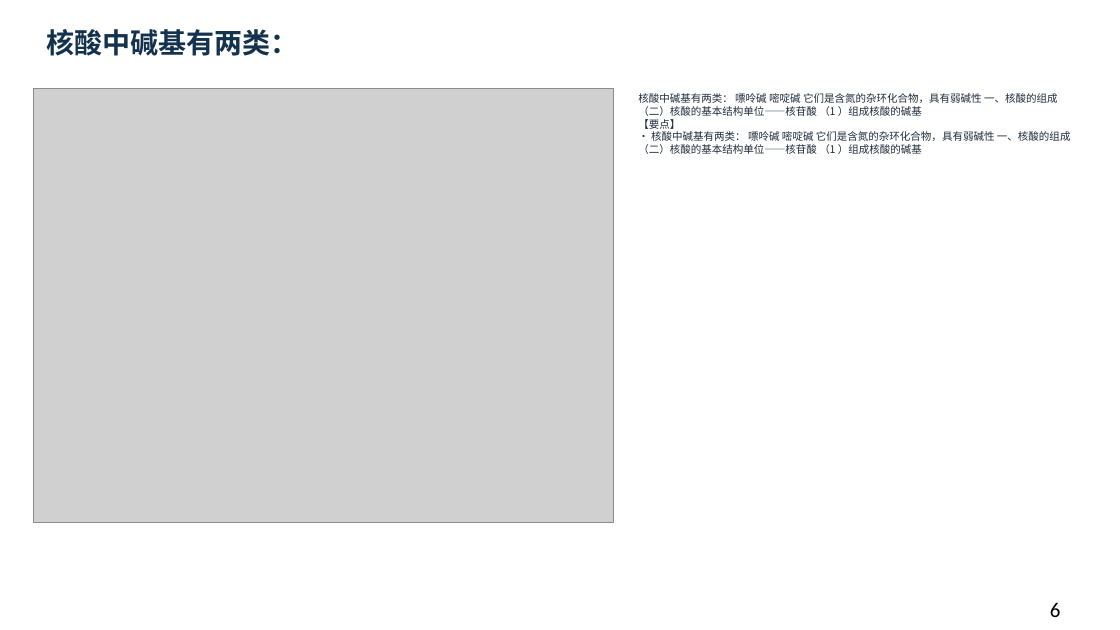
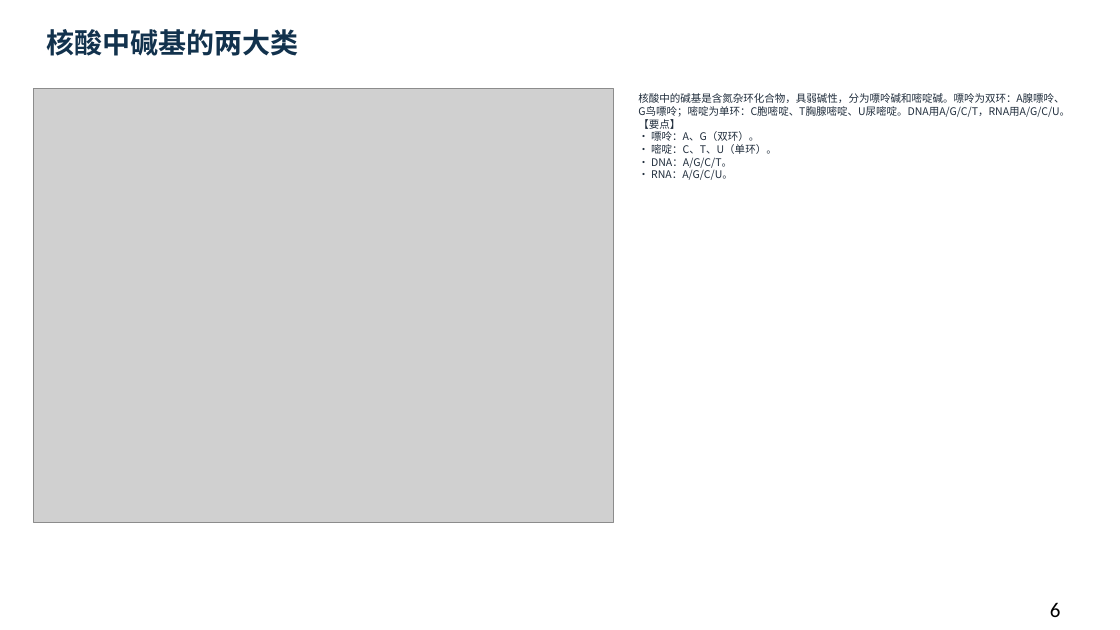
Before and after one commit to newkan-li/Biochemistry, a slide deck: slide 6 of downloads/bc11-ai-style.pptx. Drawn at 1120x630 pixels with LibreOffice and Linux fonts; fonts in the diff are those of the drawing; grey boxes stand for pictures. Boxes give left, top, right and bottom in pixels: in the first picture for what was removed or moved away, otherwise in the second. Text is boxed around its words. In the diff, an @@ line names an element or a change of style, - is before the commit and + after.

```diff
--- a/downloads/bc11-ai-style.pptx
+++ b/downloads/bc11-ai-style.pptx
@@ text at box(46, 29, 298, 56): text changed @@
-核酸中碱基有两类：
+核酸中碱基的两大类
@@ text at box(638, 93, 1070, 180): text changed @@
-核酸中碱基有两类： 嘌呤碱 嘧啶碱 它们是含氮的杂环化合物，具有弱碱性 一、核酸的组成 （二）核酸的基本结构单位——核苷酸 （1 ）组成核酸的碱基
-【要点】
-• 核酸中碱基有两类： 嘌呤碱 嘧啶碱 它们是含氮的杂环化合物，具有弱碱性 一、核酸的组成 （二）核酸的基本结构单位——核苷酸 （1 ）组成核酸的碱基
+核酸中的碱基是含氮杂环化合物，具弱碱性，分为嘌呤碱和嘧啶碱。嘌呤为双环：A腺嘌呤、G鸟嘌呤；嘧啶为单环：C胞嘧啶、T胸腺嘧啶、U尿嘧啶。DNA用A/G/C/T，RNA用A/G/C/U。
+【要点】
+• 嘌呤：A、G（双环）。
+• 嘧啶：C、T、U（单环）。
+• DNA：A/G/C/T。
+• RNA：A/G/C/U。
```
Also in this commit, not shown: 2 other slides changed, 6 other files.
